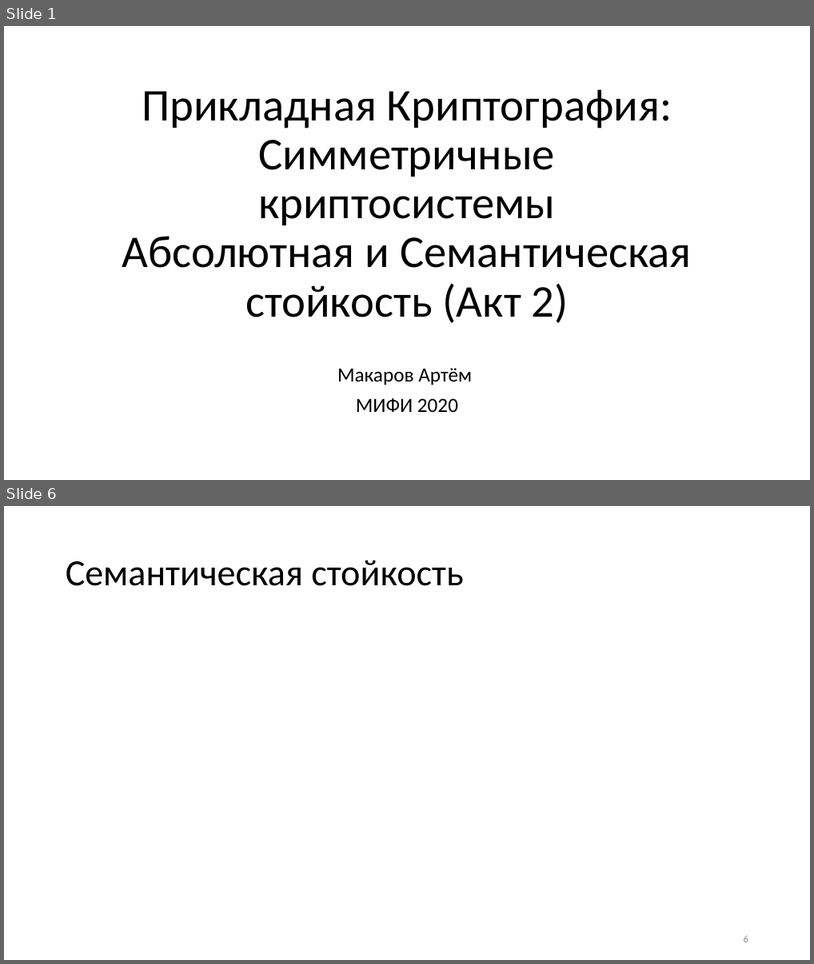
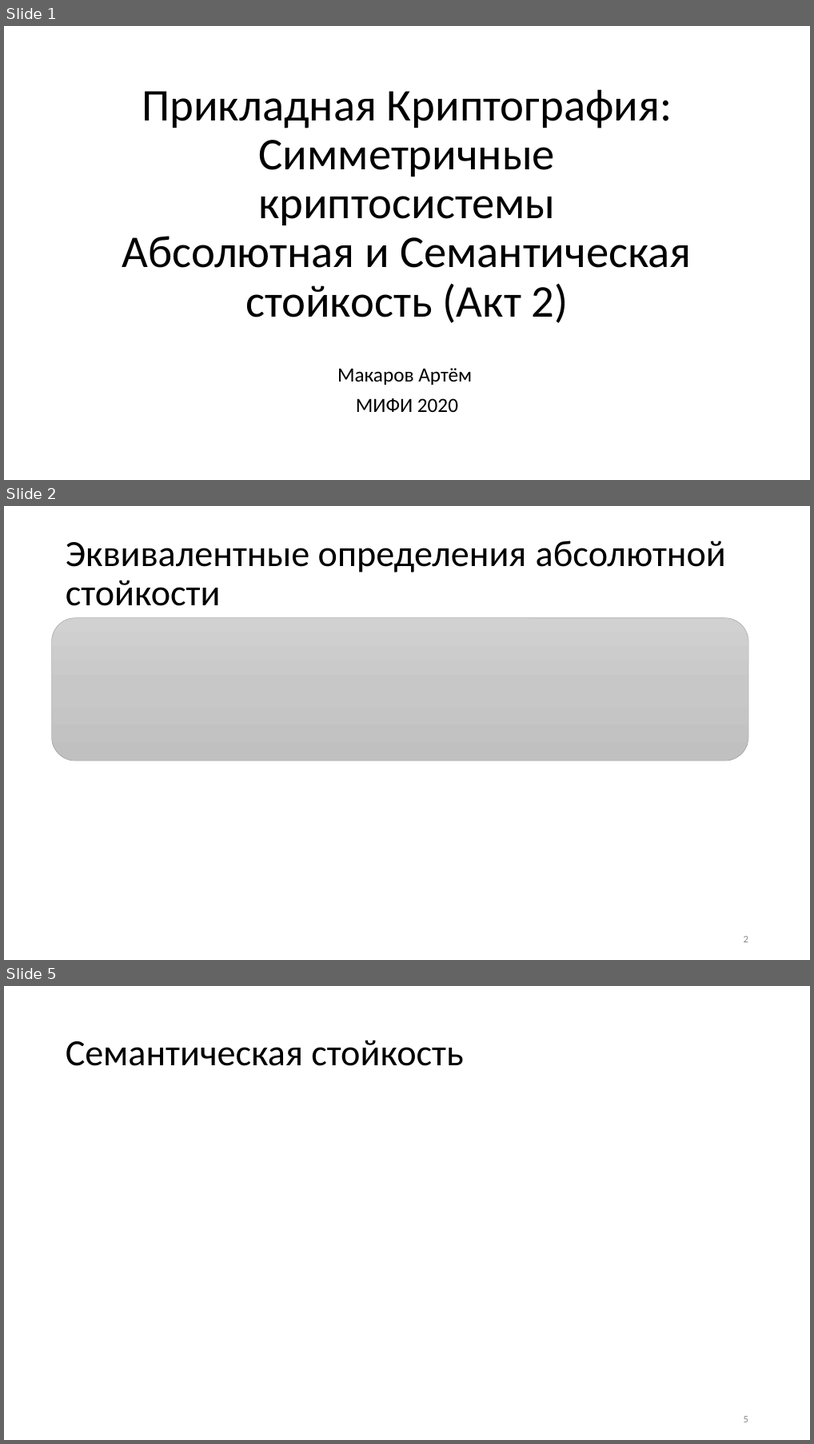
Before and after one commit to CryptoCourse/CryptoLectures, a slide deck: Lectures/Lecture1-b.pptx. Shown one above the other, each under a label of ours: slides 1 and 6 before the commit, slides 1, 2 and 5 after it; the slides between them are not shown. The pictures are 814x964 and 814x1444 pixels, drawn with LibreOffice and Linux fonts; fonts in the diff are those of the drawing; grey boxes stand for pictures. Boxes give left, top, right and bottom in pixels: in the first picture for what was removed or moved away, otherwise in the second. Text is boxed around its words. In the diff, an @@ line names an element or a change of style, - is before the commit and + after.

```diff
--- a/Lectures/Lecture1-b.pptx
+++ b/Lectures/Lecture1-b.pptx
@@ slide 2 added at (x1=4, y1=506, x2=810, y2=960), background #FFFFFF @@
@@ title added at (x1=66, y1=540, x2=726, y2=606), 44 pt, text #000000 @@
+Эквивалентные определения абсолютной стойкости
@@ rounded rectangle added at (x1=52, y1=618, x2=750, y2=760), fill gradient #D2D2D2 to #C8C8C8 to #C0C0C0, outline #A5A5A5 0.5 pt @@
@@ page number added at (x1=744, y1=936, x2=749, y2=942), 12 pt, text #8C8C8C @@
+2
@@ what was slide 6 is now slide 5 @@
```
Also in this commit, not shown: 5 other slides added, 1 other file.
